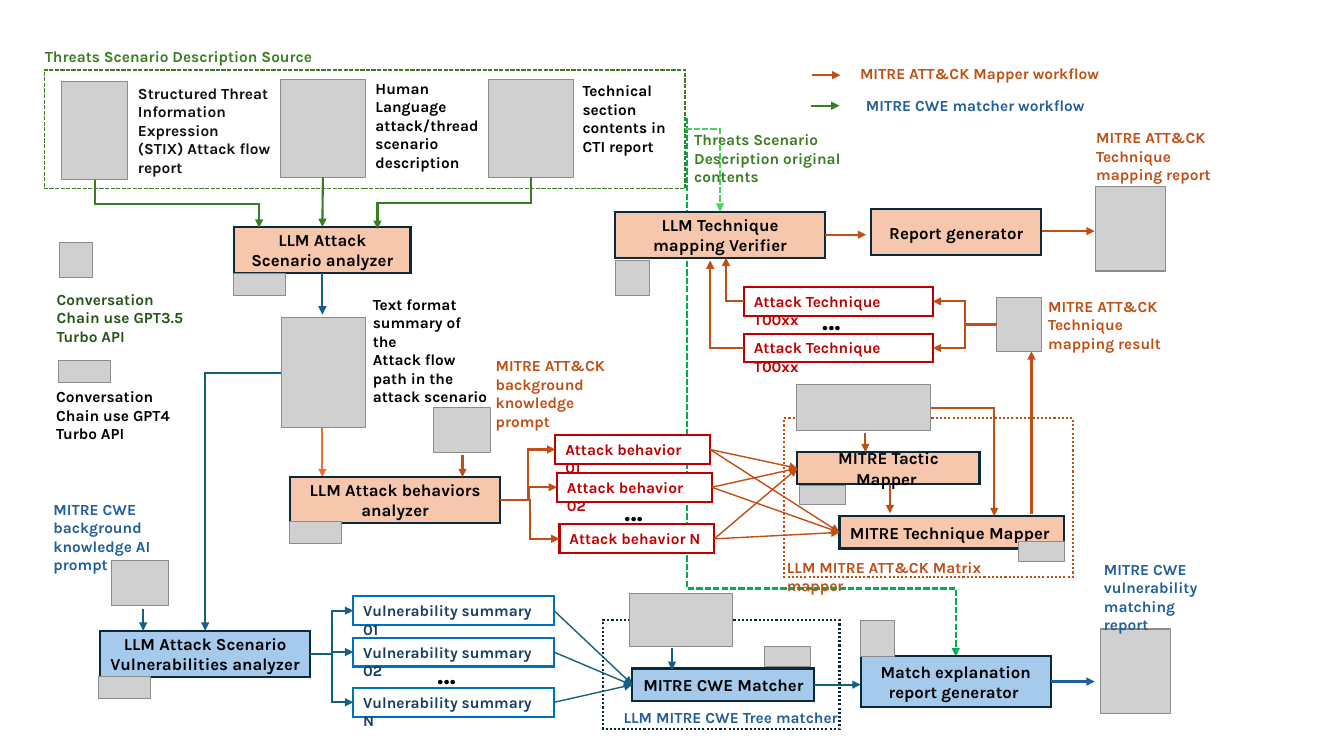
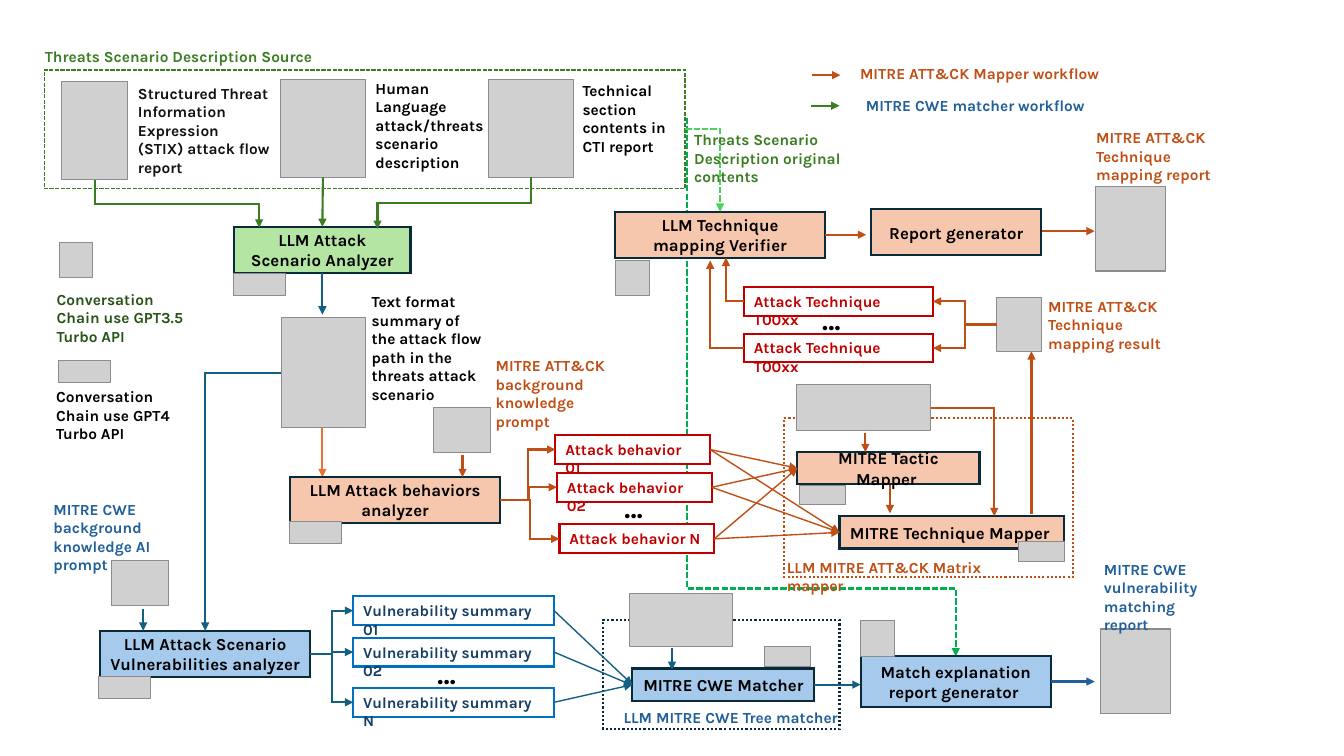
Before and after one commit to LiuYuancheng/Threats_2_MITRE_AI_Mapper, a slide deck: slide 3 of doc/designDoc.pptx (slide 2 before the commit). Drawn at 1344x756 pixels with LibreOffice and Linux fonts; fonts in the diff are those of the drawing; grey boxes stand for pictures. Boxes give left, top, right and bottom in pixels: in the first picture for what was removed or moved away, otherwise in the second. Text is boxed around its words. In the diff, an @@ line names an element or a change of style, - is before the commit and + after.

```diff
--- a/doc/designDoc.pptx
+++ b/doc/designDoc.pptx
@@ text at (138, 88, 270, 177): text changed @@
-Structured Threat Information Expression (STIX) Attack flow report
+Structured Threat Information Expression (STIX) attack flow report
@@ text at (375, 84, 483, 172): text changed @@
-Human Language attack/thread scenario description
+Human Language attack/threats scenario description
@@ rectangle "LLM Attack Scenario Analyzer" at (234, 227, 410, 273): fill #F6C6AD to #B4E5A2 @@
@@ text in rectangle at (251, 234, 393, 271): text changed @@
-LLM Attack Scenario analyzer
+LLM Attack Scenario Analyzer
@@ text at (372, 296, 482, 401): text changed @@
-Text format summary of the
-Attack flow path in the attack scenario
+Text format summary of the attack flow path in the threats attack scenario
```
Also in this commit, not shown: 1 slide added, 8 other files.
